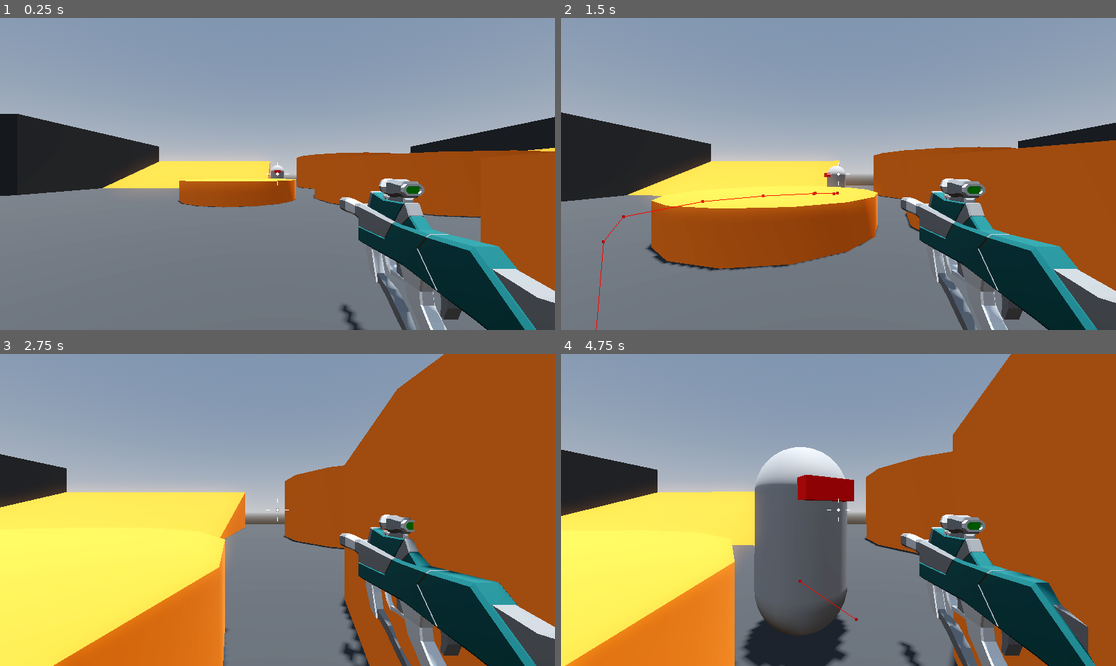
Above: before the commit, frames 1-4 (two rows, left to right).
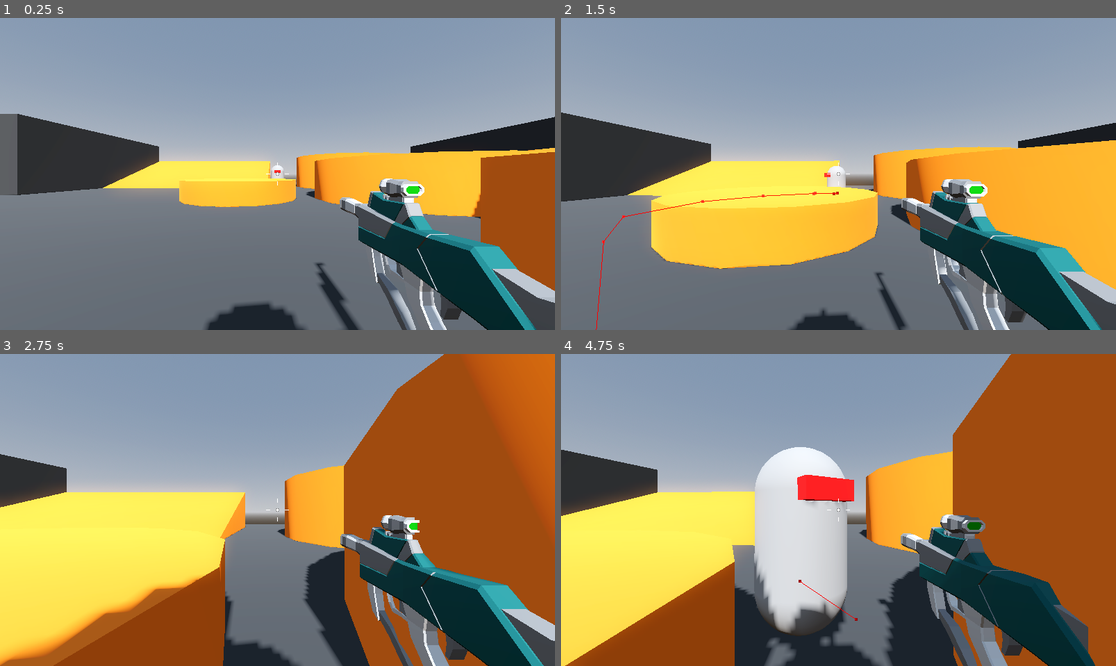
Above: after the commit, the same moments.

Repository: niamh-d/godot-3d-fps
Game: Godot game, scene res://Levels/sandbox.tscn
Two runs of this game, one before a commit and one after it. Both use one fixed random seed, a clock stepped at 60 frames per second and the inputs below.
Inputs (mouse positions are in pixels of both pictures, inside the frame that each line leads up to):
- Up to frame 1 (0.25 s): no input
- Up to frame 2 (1.5 s): tap Enter at 0.5 s; move the mouse to (866, 174) at 0.52 s; press the mouse at (866, 174) at 0.53 s; hold W (move_forward) from 0.53 s (still down); tap Space (jump) at 0.77 s; move the mouse to (810, 174) at 1.27 s; release the mouse at (810, 174) at 1.28 s; click (810, 174) at 1.35 s
- Up to frame 3 (2.75 s): keep holding W (move_forward); tap Space (jump) at 1.52 s; move the mouse to (288, 503) at 2.02 s; press the mouse at (288, 503) at 2.03 s
- Up to frame 4 (4.75 s): keep holding W (move_forward); move the mouse to (832, 516) at 2.77 s; release the mouse at (832, 516) at 2.78 s; click (832, 516) at 2.85 s; tap Space (jump) at 3.02, 3.77, 4.52 s; move the mouse to (877, 513) at 3.52 s; press the mouse at (877, 513) at 3.53 s; move the mouse to (794, 506) at 4.27 s; release the mouse at (794, 506) at 4.28 s; click (794, 506) at 4.35 s

The runs differ from the first frame. In frame 1, 11% of the frame differs, in the area x 0-100%, y 30-100%; in frame 2, 22%; in frame 3, 21%; in frame 4, 23%, in the area x 0-97%, y 31-100%.

Commit message:
weapon recoil

Diff:
--- a/Enemy/enemy.tscn
+++ b/Enemy/enemy.tscn
@@ -11,6 +11,45 @@
 
 [sub_resource type="BoxMesh" id="BoxMesh_ptm65"]
 size = Vector3(0.5, 0.2, 0.2)
+
+[sub_resource type="Animation" id="Animation_jmnys"]
+length = 0.001
+tracks/0/type = "value"
+tracks/0/imported = false
+tracks/0/enabled = true
+tracks/0/path = NodePath("Visor:position")
+tracks/0/interp = 1
+tracks/0/loop_wrap = true
+tracks/0/keys = {
+"times": PackedFloat32Array(0),
+"transitions": PackedFloat32Array(1),
+"update": 0,
+"values": [Vector3(0, 0.5, 0.5)]
+}
+tracks/1/type = "value"
+tracks/1/imported = false
+tracks/1/enabled = true
+tracks/1/path = NodePath("Visor:scale")
+tracks/1/interp = 1
+tracks/1/loop_wrap = true
+tracks/1/keys = {
+"times": PackedFloat32Array(0),
+"transitions": PackedFloat32Array(1),
+"update": 0,
+"values": [Vector3(1, 1, 1)]
+}
+tracks/2/type = "value"
+tracks/2/imported = false
+tracks/2/enabled = true
+tracks/2/path = NodePath("Visor:material_override:albedo_color")
+tracks/2/interp = 1
+tracks/2/loop_wrap = true
+tracks/2/keys = {
+"times": PackedFloat32Array(0),
+"transitions": PackedFloat32Array(1),
+"update": 0,
+"values": [Color(1, 0, 0, 1)]
+}
 
 [sub_resource type="Animation" id="Animation_0q852"]
 resource_name = "attack"
@@ -67,45 +106,6 @@
 }]
 }
 
-[sub_resource type="Animation" id="Animation_jmnys"]
-length = 0.001
-tracks/0/type = "value"
-tracks/0/imported = false
-tracks/0/enabled = true
-tracks/0/path = NodePath("Visor:position")
-tracks/0/interp = 1
-tracks/0/loop_wrap = true
-tracks/0/keys = {
-"times": PackedFloat32Array(0),
-"transitions": PackedFloat32Array(1),
-"update": 0,
-"values": [Vector3(0, 0.5, 0.5)]
-}
-tracks/1/type = "value"
-tracks/1/imported = false
-tracks/1/enabled = true
-tracks/1/path = NodePath("Visor:scale")
-tracks/1/interp = 1
-tracks/1/loop_wrap = true
-tracks/1/keys = {
-"times": PackedFloat32Array(0),
-"transitions": PackedFloat32Array(1),
-"update": 0,
-"values": [Vector3(1, 1, 1)]
-}
-tracks/2/type = "value"
-tracks/2/imported = false
-tracks/2/enabled = true
-tracks/2/path = NodePath("Visor:material_override:albedo_color")
-tracks/2/interp = 1
-tracks/2/loop_wrap = true
-tracks/2/keys = {
-"times": PackedFloat32Array(0),
-"transitions": PackedFloat32Array(1),
-"update": 0,
-"values": [Color(1, 0, 0, 1)]
-}
-
 [sub_resource type="AnimationLibrary" id="AnimationLibrary_vh4wp"]
 _data = {
 "RESET": SubResource("Animation_jmnys"),
--- a/Levels/sandbox.tscn
+++ b/Levels/sandbox.tscn
@@ -28,7 +28,7 @@
 environment = SubResource("Environment_e0sye")
 
 [node name="DirectionalLight3D" type="DirectionalLight3D" parent="."]
-transform = Transform3D(-0.866025, -0.497942, 0.0453163, 0, 0.0906326, 0.995884, -0.5, 0.862461, -0.0784901, 0, 0, 0)
+transform = Transform3D(-0.992114, 0.0890867, 0.0881586, 0, -0.703394, 0.710799, 0.125333, 0.705194, 0.697848, 0, 0, 0)
 shadow_enabled = true
 
 [node name="Player" parent="." instance=ExtResource("1_yjku4")]
--- a/Player/player.tscn
+++ b/Player/player.tscn
@@ -3,7 +3,7 @@
 [ext_resource type="Script" path="res://Player/player.gd" id="1_4hj1r"]
 [ext_resource type="Script" path="res://Player/smooth_camera.gd" id="2_7qui5"]
 [ext_resource type="Script" path="res://Player/crosshair.gd" id="3_0vrit"]
-[ext_resource type="PackedScene" uid="uid://b1njre73kirtf" path="res://Weapons/SMG.glb" id="3_4wpoe"]
+[ext_resource type="PackedScene" uid="uid://dwthq71j2txhk" path="res://Weapons/smg.tscn" id="3_wsx7g"]
 
 [sub_resource type="CapsuleMesh" id="CapsuleMesh_x4edi"]
 
@@ -26,8 +26,7 @@
 top_level = true
 script = ExtResource("2_7qui5")
 
-[node name="SMG" parent="CameraPivot/SmoothCamera" instance=ExtResource("3_4wpoe")]
-transform = Transform3D(1, 0, 0, 0, 1, 0, 0, 0, 1, 0.7, -0.35, -1)
+[node name="SMG" parent="CameraPivot/SmoothCamera" instance=ExtResource("3_wsx7g")]
 
 [node name="CenterContainer" type="CenterContainer" parent="."]
 anchors_preset = 15
--- /dev/null
+++ b/Weapons/hitscan_weapon.gd
@@ -0,0 +1,20 @@
+extends Node3D
+
+@export var fire_rate := 14.0
+@export var recoil := 0.05
+@export var weapon_mesh: Node3D
+
+@onready var cooldown_timer: Timer = $CooldownTimer
+@onready var weapon_pos: Vector3 = weapon_mesh.position
+
+func _process(delta: float) -> void:
+	if Input.is_action_pressed("fire"):
+		if cooldown_timer.is_stopped():
+			shoot()
+
+	weapon_mesh.position = weapon_mesh.position.lerp(weapon_pos, delta * 10.0)
+
+func shoot() -> void:
+			cooldown_timer.start(1.0 / fire_rate)
+			print("weapon fired!")
+			weapon_mesh.position.z += recoil
--- /dev/null
+++ b/Weapons/hitscan_weapon.tscn
@@ -0,0 +1,9 @@
+[gd_scene load_steps=2 format=3 uid="uid://dn6amw5q5jxhf"]
+
+[ext_resource type="Script" path="res://Weapons/hitscan_weapon.gd" id="1_7unhw"]
+
+[node name="HitscanWeapon" type="Node3D"]
+script = ExtResource("1_7unhw")
+
+[node name="CooldownTimer" type="Timer" parent="."]
+one_shot = true
--- /dev/null
+++ b/Weapons/smg.tscn
@@ -0,0 +1,10 @@
+[gd_scene load_steps=3 format=3 uid="uid://dwthq71j2txhk"]
+
+[ext_resource type="PackedScene" uid="uid://dn6amw5q5jxhf" path="res://Weapons/hitscan_weapon.tscn" id="1_nj61m"]
+[ext_resource type="PackedScene" uid="uid://b1njre73kirtf" path="res://Weapons/SMG.glb" id="2_2xc1m"]
+
+[node name="SMG" node_paths=PackedStringArray("weapon_mesh") instance=ExtResource("1_nj61m")]
+weapon_mesh = NodePath("SMG")
+
+[node name="SMG" parent="." index="1" instance=ExtResource("2_2xc1m")]
+transform = Transform3D(1, 0, 0, 0, 1, 0, 0, 0, 1, 0.7, -0.35, -1)
--- a/project.godot
+++ b/project.godot
@@ -51,3 +51,8 @@
 , Object(InputEventKey,"resource_local_to_scene":false,"resource_name":"","device":-1,"window_id":0,"alt_pressed":false …(186 unchanged characters)…
 ]
 }
+fire={
+"deadzone": 0.5,
+"events": [Object(InputEventMouseButton,"resource_local_to_scene":false,"resource_name":"","device":-1,"window_id":0,"alt_pressed":false,"shift_pressed":false,"ctrl_pressed":false,"meta_pressed":false,"button_mask":1,"position":Vector2(219, 29),"global_position":Vector2(238, 120),"factor":1.0,"button_index":1,"canceled":false,"pressed":true,"double_click":false,"script":null)
+]
+}
